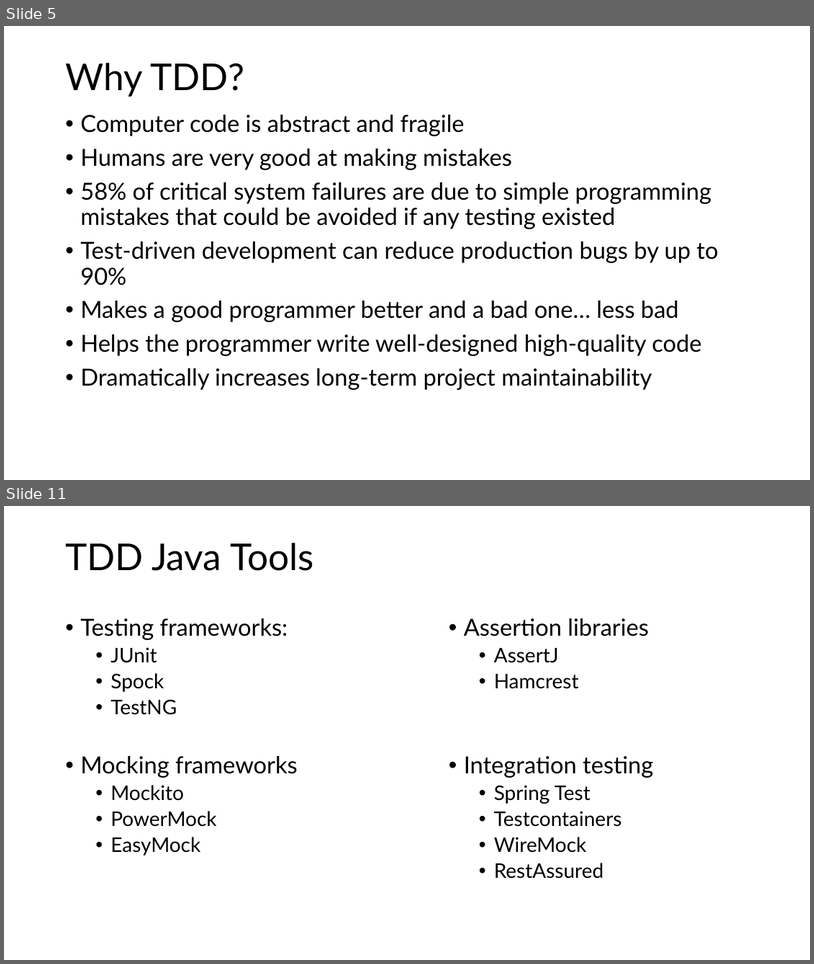
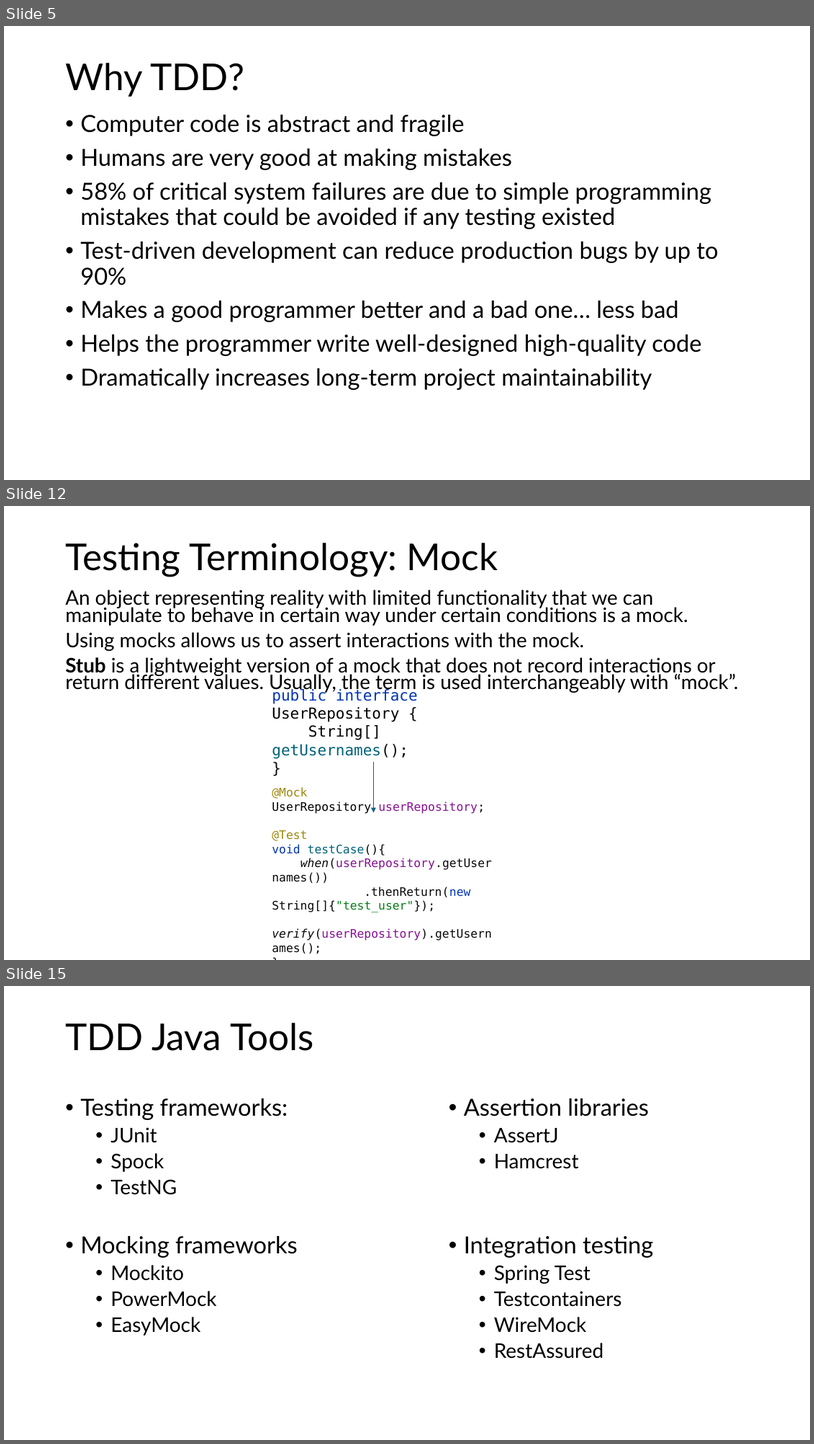
Before and after one commit to G2HJei/tdd-birthday-emails, a slide deck: Test-Driven Development.pptx. Shown one above the other, each under a label of ours: slides 5 and 11 before the commit, slides 5, 12 and 15 after it; the slides between them are not shown. The pictures are 814x964 and 814x1444 pixels, drawn with LibreOffice and Linux fonts; fonts in the diff are those of the drawing. Boxes give left, top, right and bottom in pixels: in the first picture for what was removed or moved away, otherwise in the second. Text is boxed around its words. In the diff, an @@ line names an element or a change of style, - is before the commit and + after.

```diff
--- a/Test-Driven Development.pptx
+++ b/Test-Driven Development.pptx
@@ slide 12 added at <box>4,506,810,960</box>, background #FFFFFF @@
@@ text added at <box>65,543,499,577</box>, 44 pt, text #000000 @@
+Testing Terminology: Mock
@@ text added at <box>65,590,739,692</box>, 23.8 pt, text #000000 @@
+An object representing reality with limited functionality that we can manipulate to behave in certain way under certain conditions is a mock.
+Using mocks allows us to assert interactions with the mock.
+Stub is a lightweight version of a mock that does not record interactions or return different values. Usually, the term is used interchangeably with “mock”.
@@ text added at <box>272,688,418,759</box>, 18 pt, text #000000 @@
+public interface UserRepository {
+String[] getUsernames();
+}
@@ arrow added from (373, 762) to (373, 813), #156082 1.5 pt @@
@@ text added at <box>272,787,492,940</box>, 14 pt, text #080808 @@
+@Mock
+UserRepository userRepository;
+@Test
+void testCase(){
+when(userRepository.getUsernames())
+.thenReturn(new String[]{"test_user"});
+verify(userRepository).getUsernames();
+}
@@ what was slide 11 is now slide 15 @@
```
Also in this commit, not shown: 7 slides changed, 4 other slides added, 1 slide removed, 1 other file.
